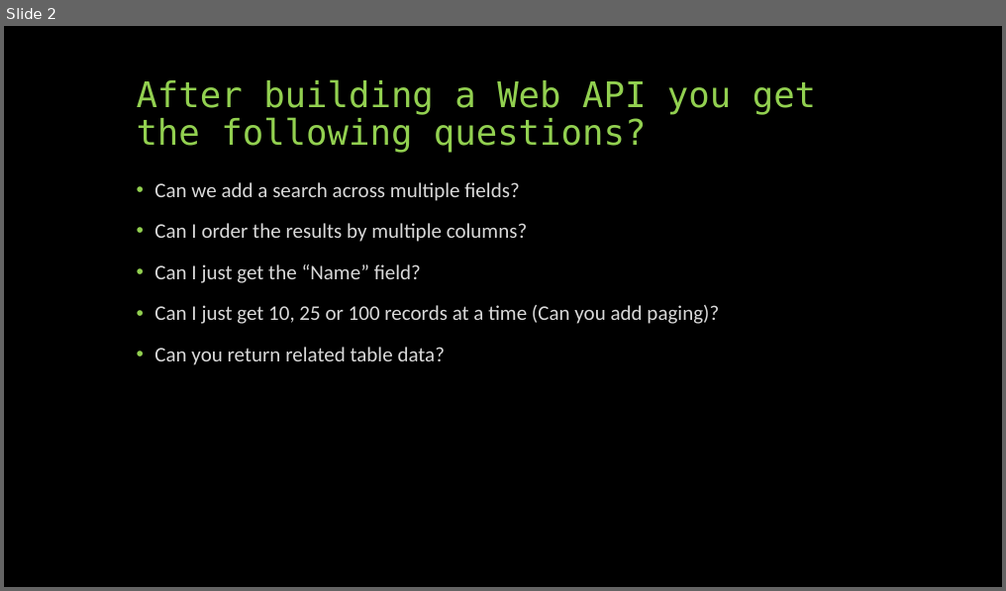
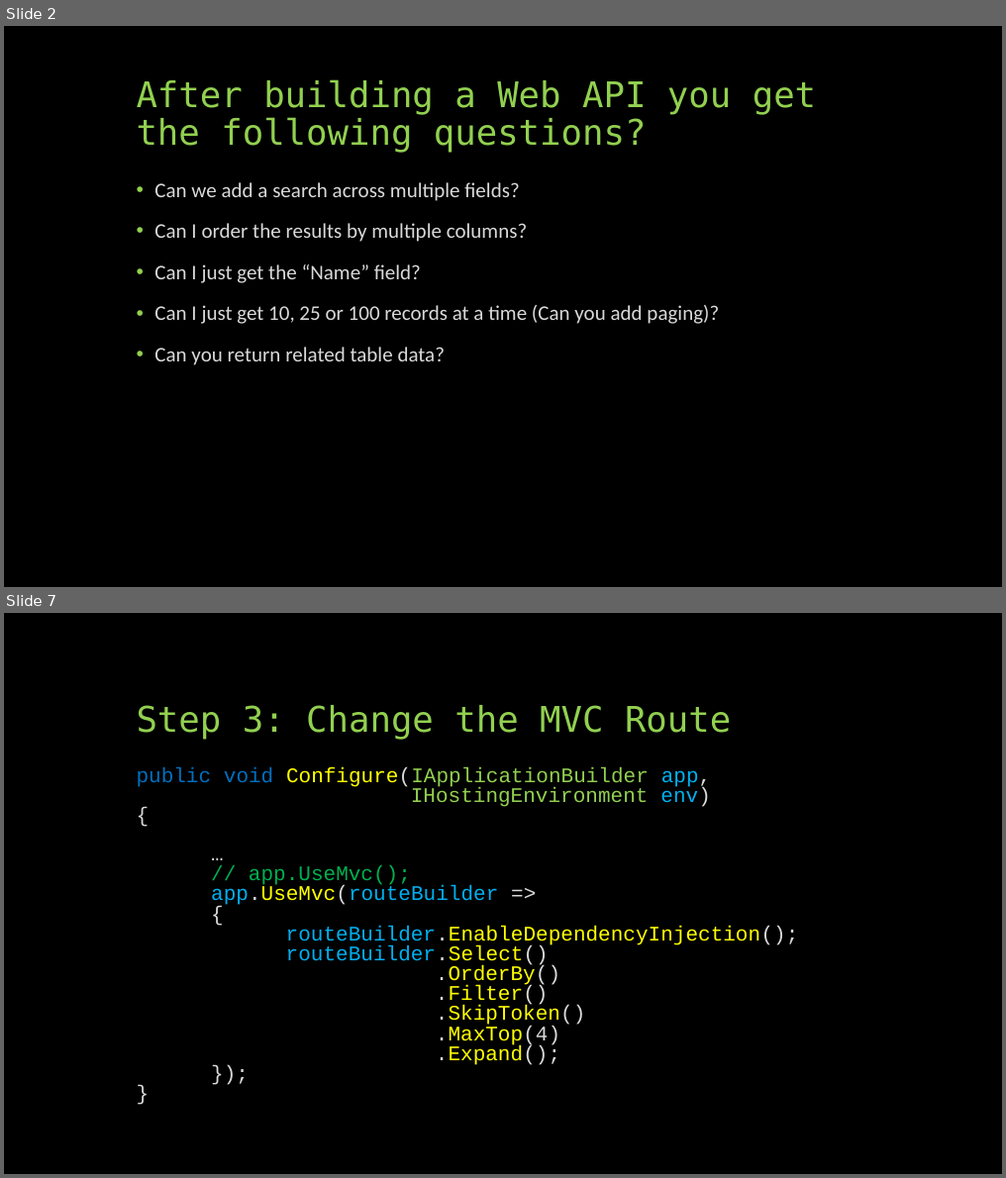
Before and after one commit to jeff-maxwell/mtg-api, a slide deck: Slides.pptx. Shown one above the other, each under a label of ours: slide 2 before the commit, slides 2 and 7 after it; the slides between them are not shown. The pictures are 1006x591 and 1006x1178 pixels, drawn with LibreOffice and Linux fonts; fonts in the diff are those of the drawing. Boxes give left, top, right and bottom in pixels: in the first picture for what was removed or moved away, otherwise in the second. Text is boxed around its words. In the diff, an @@ line names an element or a change of style, - is before the commit and + after.

```diff
--- a/Slides.pptx
+++ b/Slides.pptx
@@ slide 7 added at <box>4,613,1002,1174</box>, background #000000 @@
@@ title added at <box>137,705,731,740</box>, 34 pt, text #92D050 @@
+Step 3: Change the MVC Route
@@ text added at <box>137,767,799,1065</box>, 20 pt, text #FFFF00 @@
+public void Configure(IApplicationBuilder app,
+IHostingEnvironment env)
+{
+…
+// app.UseMvc();
+app.UseMvc(routeBuilder =>
+{
+routeBuilder.EnableDependencyInjection();
+routeBuilder.Select()
+.OrderBy()
+.Filter()
+.SkipToken()
+.MaxTop(4)
+.Expand();
+});
+}
```
Also in this commit, not shown: 2 slides changed, 5 other slides added, 1 other file.
